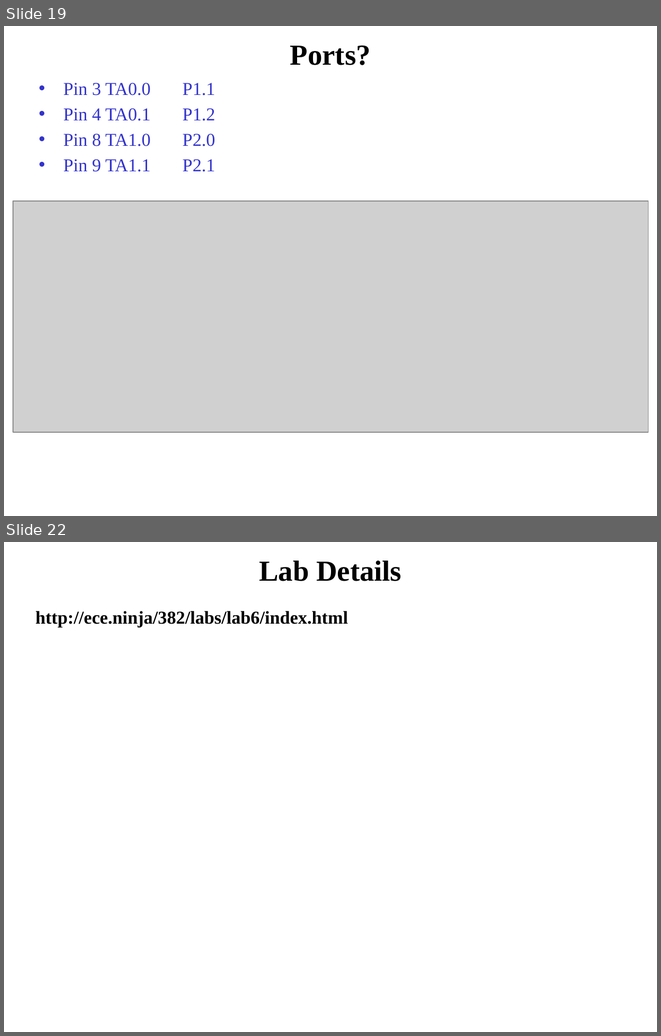
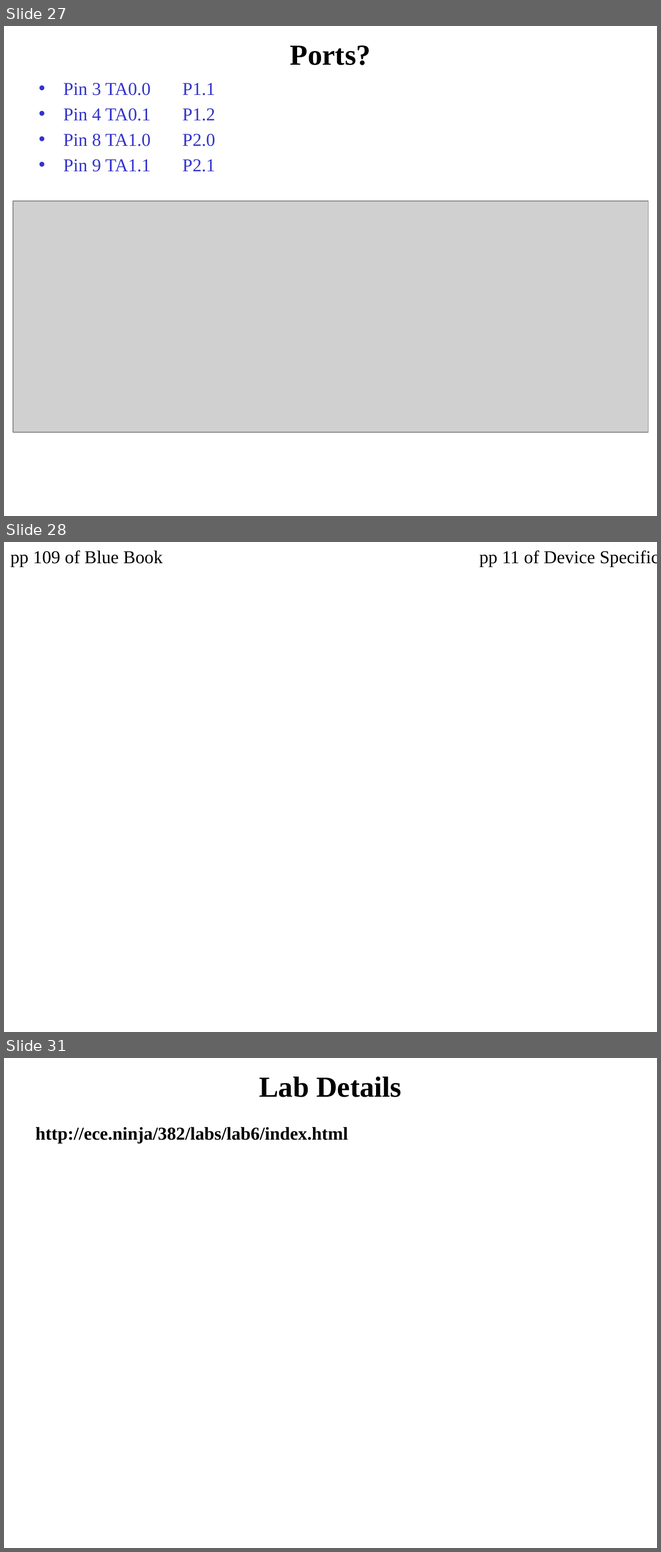
Before and after one commit to pw4rn3r/ECE382, a slide deck: notes/L31/Lsn32.pptx. Shown one above the other, each under a label of ours: slides 19 and 22 before the commit, slides 27, 28 and 31 after it; the slides between them are not shown. The pictures are 661x1036 and 661x1552 pixels, drawn with LibreOffice and Linux fonts; fonts in the diff are those of the drawing; grey boxes stand for pictures; background and template pictures are left out. Boxes give left, top, right and bottom in pixels: in the first picture for what was removed or moved away, otherwise in the second. Text is boxed around its words. In the diff, an @@ line names an element or a change of style, - is before the commit and + after.

```diff
--- a/notes/L31/Lsn32.pptx
+++ b/notes/L31/Lsn32.pptx
@@ slide 28 added at (4,542,657,1032), background picture (left out) @@
@@ text added at (10,550,162,567), 20 pt, text #000000 @@
+pp 109 of Blue Book
@@ text added at (479,550,657,567), 20 pt, text #000000 @@
+pp 11 of Device Specific
@@ what was slide 19 is now slide 27 @@
@@ what was slide 22 is now slide 31 @@
```
Also in this commit, not shown: 8 slides changed, 10 other slides added, 2 slides removed.
